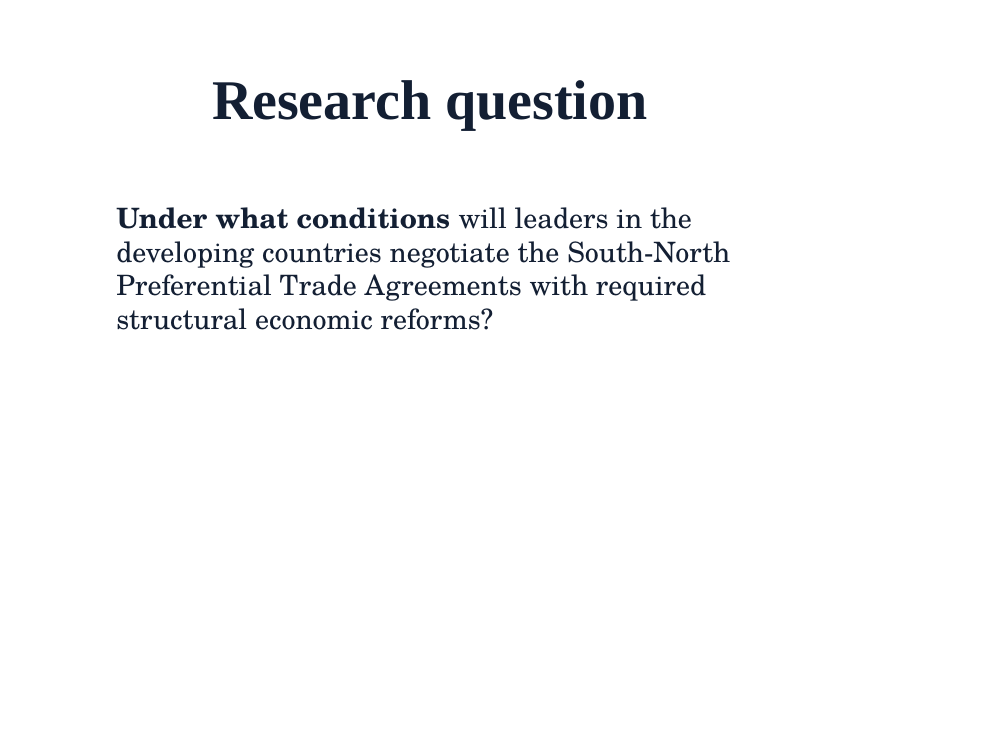
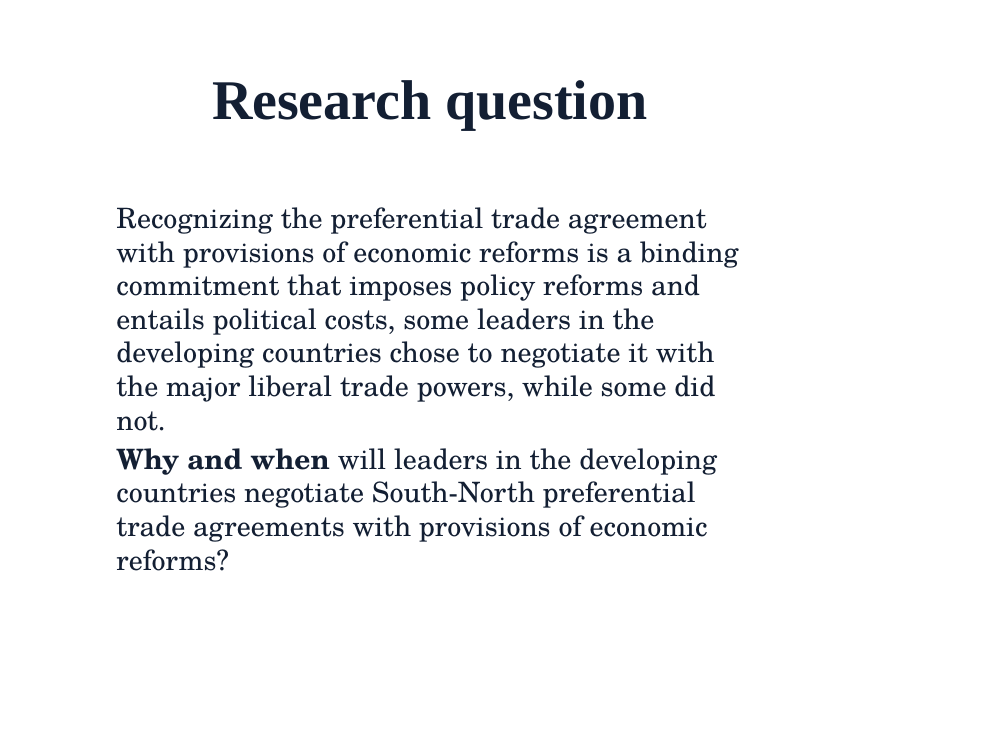
Before and after one commit to LucieLuS/First-year-Paper, a slide deck: slide 4 of Drafts at different points/Presentation slides_Sep10.pptx. Drawn at 1008x756 pixels with LibreOffice and Linux fonts; fonts in the diff are those of the drawing; background and template pictures are left out. Boxes give left, top, right and bottom in pixels: in the first picture for what was removed or moved away, otherwise in the second. Text is boxed around its words. In the diff, an @@ line names an element or a change of style, - is before the commit and + after.

```diff
--- a/Drafts at different points/Presentation slides_Sep10.pptx
+++ b/Drafts at different points/Presentation slides_Sep10.pptx
@@ text at (116,207,739,571): text changed @@
-Under what conditions will leaders in the developing countries negotiate the South-North Preferential Trade Agreements with required structural economic reforms?
+Recognizing the preferential trade agreement with provisions of economic reforms is a binding commitment that imposes policy reforms and entails political costs, some leaders in the developing countries chose to negotiate it with the major liberal trade powers, while some did not.
+Why and when will leaders in the developing countries negotiate South-North preferential trade agreements with provisions of economic reforms?
```
Also in this commit, not shown: 11 other slides changed, 1 slide added, 15 other files.
